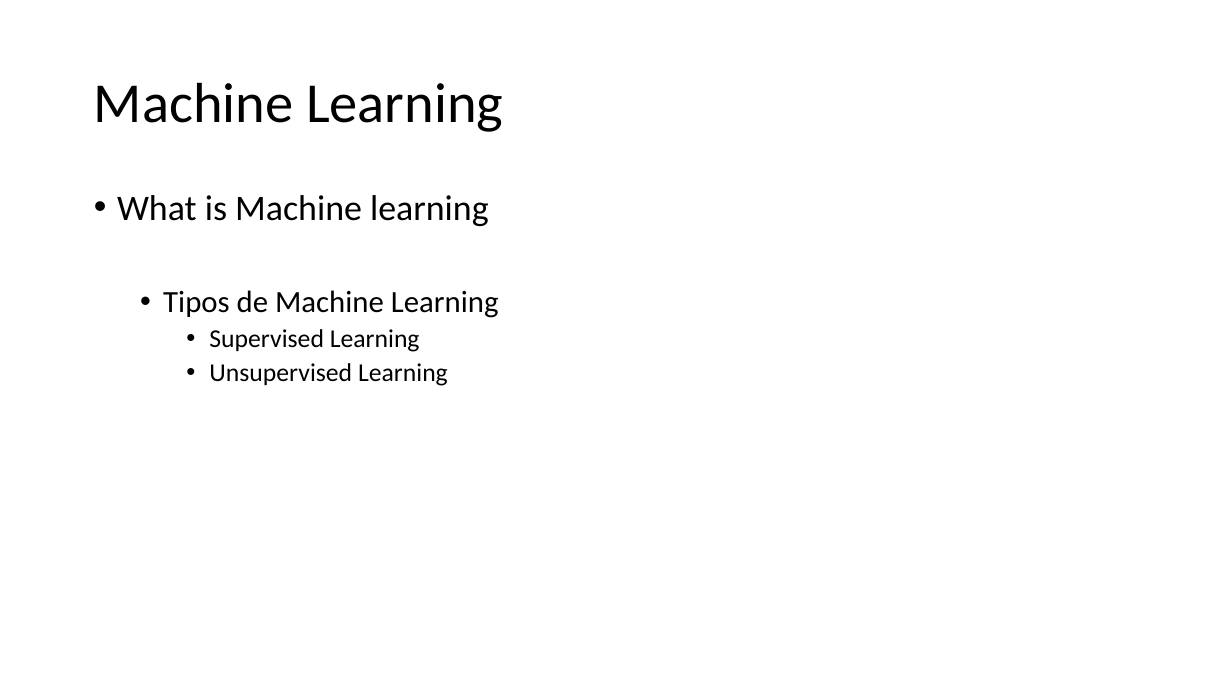
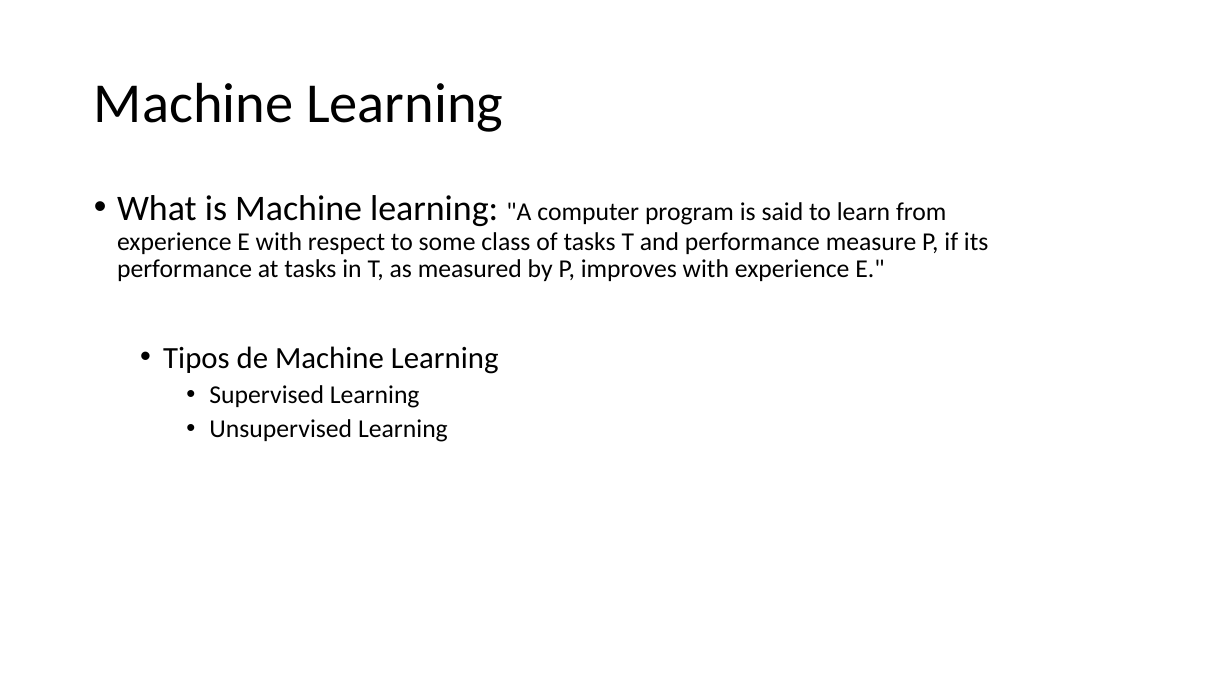
Before and after one commit to jamp00/Image-Clasification, a slide deck: slide 4 of Image clasification multilabel.pptx (slide 3 before the commit). Drawn at 1232x693 pixels with LibreOffice and Linux fonts; fonts in the diff are those of the drawing; background and template pictures are left out. Boxes give left, top, right and bottom in pixels: in the first picture for what was removed or moved away, otherwise in the second. Text is boxed around its words. In the diff, an @@ line names an element or a change of style, - is before the commit and + after.

Commit message:
Improve  presentation

```diff
--- a/Image clasification multilabel.pptx
+++ b/Image clasification multilabel.pptx
@@ text at (117,195,989,281): text changed; size 28 to 20 pt @@
-• What is Machine learning
+• What is Machine learning: "A computer program is said to learn from experience E with respect to some class of tasks T and performance measure P, if its performance at tasks in T, as measured by P, improves with experience E."
```
Also in this commit, not shown: 3 other slides changed, 4 slides added, 1 slide removed.
